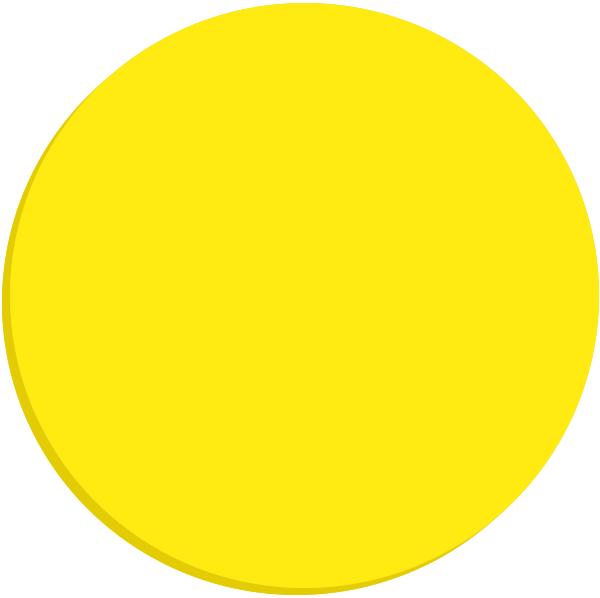
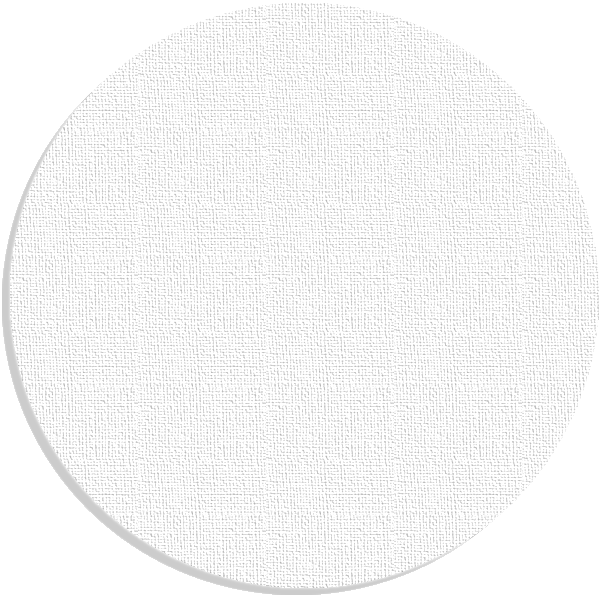
Layered file, before and after one edit (600px x 598px). Changes by layer:
added layer "Layer copy #4" above "Layer copy #2" over [2, 3, 599, 595]
added layer "Layer copy #2" above "Layer copy" over [2, 3, 599, 595]
hid "Layer copy", painted on it over [10, 3, 599, 588]
hid "Layer", painted on it over [2, 10, 591, 595]
